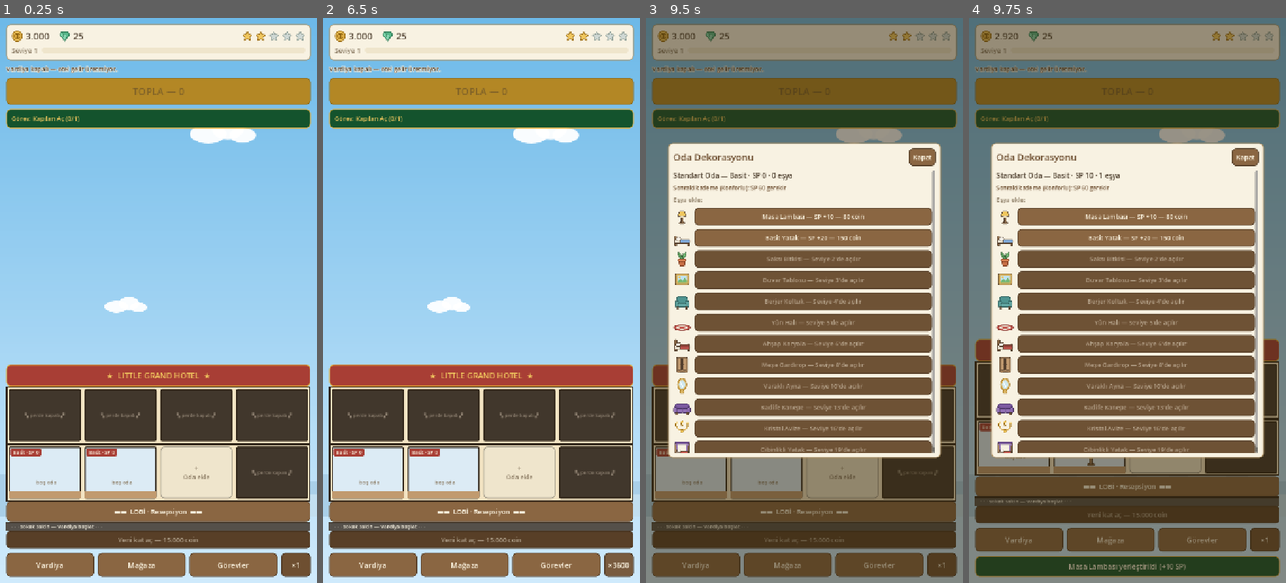
Above: before the commit, frames 1-4 (left to right).
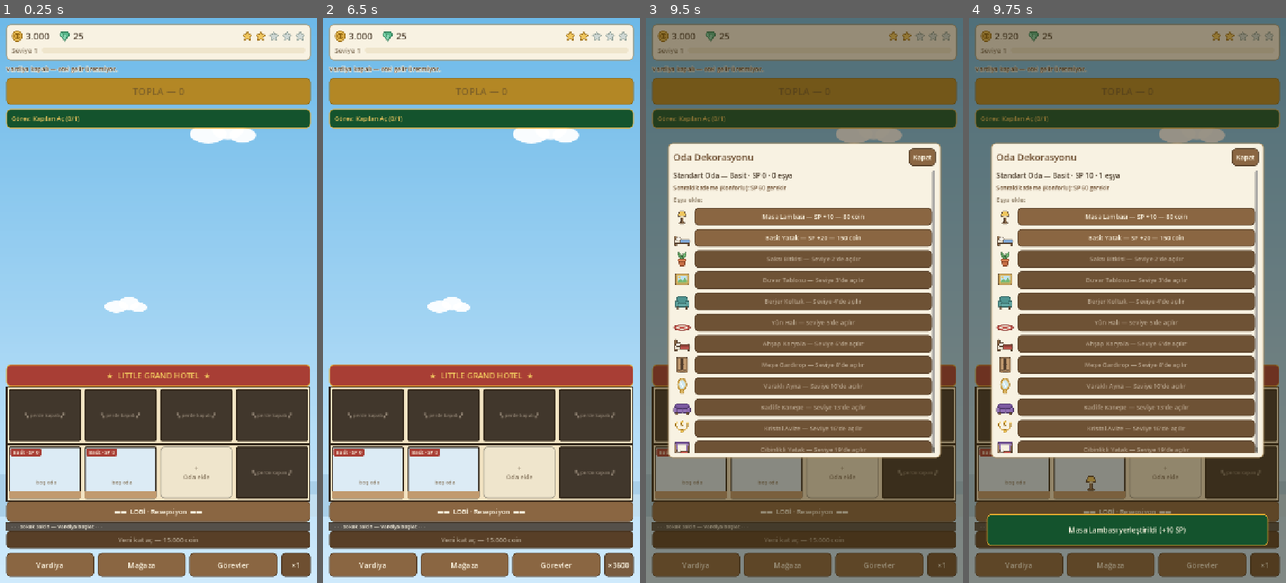
Above: after the commit, the same moments.

Repository: Eren-Ozcan/LittleGrandHotel
Game: Godot game, scene res://main.tscn
Two runs of this game, one before a commit and one after it. Both use one fixed random seed, a clock stepped at 60 frames per second and the inputs below.
Inputs (mouse positions are in pixels of both pictures, inside the frame that each line leads up to):
- Up to frame 1 (0.25 s): no input
- Up to frame 2 (6.5 s): click (367, 470) at 0.52 s; click (443, 470) at 1.27 s; click "+ Oda ekle" at 2 s; click "Vardiya" at 2.75 s; click "Mağaza" at 3.5 s; click "Görevler" at 4.25 s; click "×1" at 5 s; click "×60" at 5.75 s
- Up to frame 3 (9.5 s): click "×3600" at 6.5 s; click (690, 470) at 7.27 s; click "Kapat" at 8 s; click (766, 470) at 8.77 s
- Up to frame 4 (9.75 s): click "Masa Lambası — SP +10 — 80 co…" at 9.5 s

Frames 1-3 are identical in both runs. In frame 4, 17% of the frame differs, in the area x 1-99%, y 56-99%.

Commit message:
UI: yüzen toast + SS:DD:sn vardiya geri sayımı
Toast alt bar VBox'ından çıkarılıp ekrana çapa ile sabitlendi;
artık her bildirimde yerleşim zıplamıyor ve popup'ların üstünde
görünüyor. Vardiya kalan süresi Hotel City'deki gibi canlı
saat:dakika:saniye formatında akıyor.

Co-Authored-By: Claude Fable 5 <noreply@anthropic.com>

Diff:
--- a/src/main.gd
+++ b/src/main.gd
@@ -236,15 +236,6 @@
 		_cycle_speed()
 		speed_b.text = "×%d" % int(SPEEDS[speed_index]))
 	bottom.add_child(speed_b)
-
-	# --- Toast
-	toast_panel = _panel(PALETTE.green_deep, PALETTE.gold)
-	toast_panel.visible = false
-	root.add_child(toast_panel)
-	toast_label = _label("", 16, PALETTE.cream_text)
-	toast_label.autowrap_mode = TextServer.AUTOWRAP_WORD_SMART
-	toast_label.horizontal_alignment = HORIZONTAL_ALIGNMENT_CENTER
-	toast_panel.add_child(toast_label)
 
 	# --- Popup katmanı
 	overlay = Control.new()
@@ -284,6 +275,23 @@
 	popup_content.add_theme_constant_override("separation", 8)
 	pscroll.add_child(popup_content)
 
+	# --- Toast: alt barın üstünde yüzer, yerleşimi itmez; popup'ların da üstünde
+	toast_panel = _panel(PALETTE.green_deep, PALETTE.gold)
+	toast_panel.visible = false
+	toast_panel.set_anchors_preset(Control.PRESET_BOTTOM_WIDE)
+	toast_panel.offset_left = 40
+	toast_panel.offset_right = -40
+	toast_panel.offset_top = -156
+	toast_panel.offset_bottom = -84
+	toast_panel.grow_vertical = Control.GROW_DIRECTION_BEGIN
+	toast_panel.mouse_filter = Control.MOUSE_FILTER_IGNORE
+	add_child(toast_panel)
+	toast_label = _label("", 16, PALETTE.cream_text)
+	toast_label.autowrap_mode = TextServer.AUTOWRAP_WORD_SMART
+	toast_label.horizontal_alignment = HORIZONTAL_ALIGNMENT_CENTER
+	toast_label.mouse_filter = Control.MOUSE_FILTER_IGNORE
+	toast_panel.add_child(toast_label)
+
 
 func _panel(bg: Color, border: Color) -> PanelContainer:
 	var p := PanelContainer.new()
@@ -368,8 +376,8 @@
 	xp_bar.max_value = need
 	xp_bar.value = cur_xp
 	if Game.shift_active():
-		shift_label.text = "Vardiya açık · kalan %.1f saat · %.0f coin/saat" % [
-			Game.shift_remaining_game_hours(), Game.hourly_income()]
+		shift_label.text = "Vardiya bitimine %s · %.0f coin/saat" % [
+			_fmt_hms(Game.shift_remaining_game_hours()), Game.hourly_income()]
 	else:
 		shift_label.text = "Vardiya kapalı — otel gelir üretmiyor."
 	collect_button.text = "TOPLA — %s" % _fmt(int(Game.pending_income))
@@ -647,7 +655,7 @@
 
 func _build_shift_popup(c: VBoxContainer) -> void:
 	if Game.shift_active():
-		c.add_child(_label("Vardiya sürüyor — kalan %.1f oyun-saati." % Game.shift_remaining_game_hours(), 16, PALETTE.text))
+		c.add_child(_label("Vardiya sürüyor — bitimine %s." % _fmt_hms(Game.shift_remaining_game_hours()), 16, PALETTE.text))
 		c.add_child(_label("Birikimi istediğin an toplayabilirsin.", 14, PALETTE.muted))
 		return
 	c.add_child(_label("Süre seç — kısa vardiya saat başına daha ucuzdur:", 14, PALETTE.muted))
@@ -778,6 +786,11 @@
 	dlg.popup_centered()
 
 
+func _fmt_hms(game_hours: float) -> String:
+	var total := int(game_hours * 3600.0)
+	return "%02d:%02d:%02d" % [total / 3600, (total % 3600) / 60, total % 60]
+
+
 func _fmt(n: int) -> String:
 	var s := str(n)
 	var out := ""
